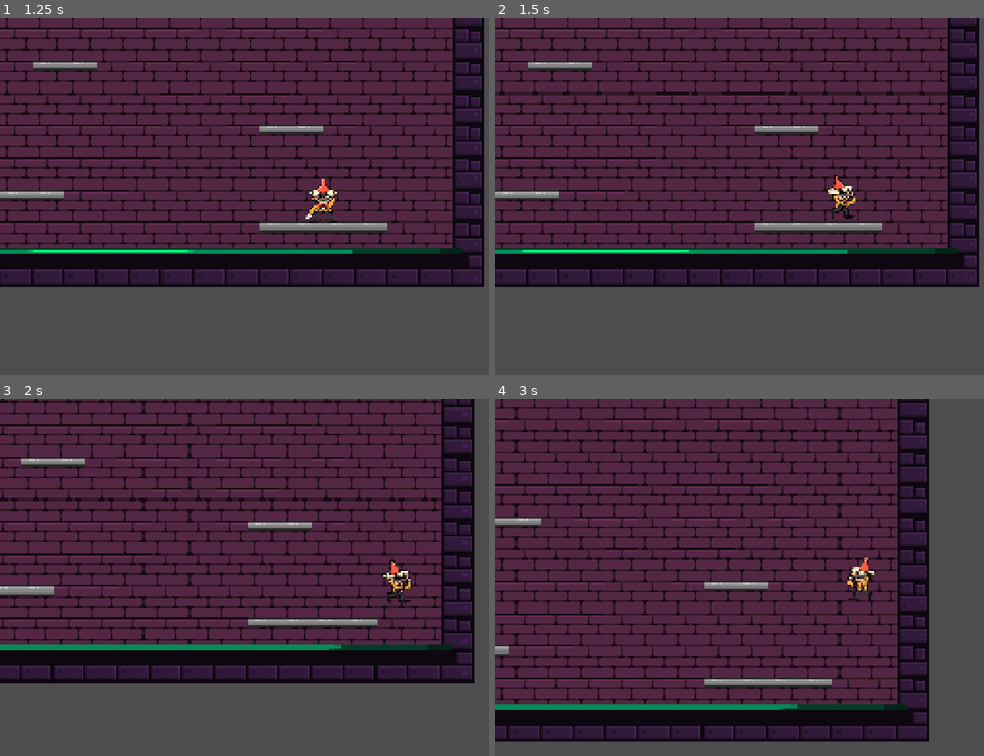
Above: before the commit, frames 1-4 (two rows, left to right).
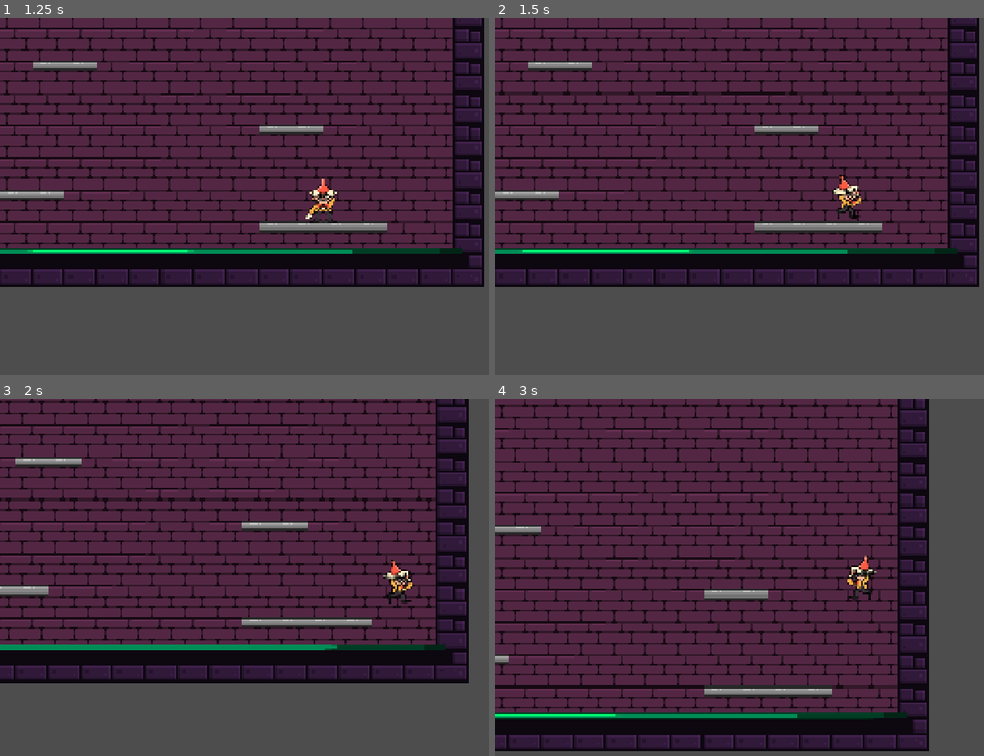
Above: after the commit, the same moments.

Repository: mokoszerosy/giera-dzamik-v4
Game: Godot game, scene res://scenes/main_menu.tscn
Two runs of this game, one before a commit and one after it. Both use one fixed random seed, a clock stepped at 60 frames per second and the inputs below. The engine's default icon, where the game draws it, is replaced by a stand-in: a white triangle on a blue panel in a dark square.
Inputs:
- Up to frame 1 (1.25 s): click "Play" at 0.5 s
- Up to frame 2 (1.5 s): hold Right (move_right) from 1.28 s (still down)
- Up to frame 3 (2 s): keep holding Right (move_right); tap Space (jump) at 1.52 s
- Up to frame 4 (3 s): tap Space (jump) at 2.27 s; release Right (move_right) at 2.78 s; hold A (move_left) from 2.78 s (still down)

Frame 1 is identical in both runs. In frame 2, 0.5% of the frame differs, in the area x 67-76%, y 43-57%; in frame 3, 15%; in frame 4, 39%, in the area x 0-89%, y 0-99%.

Commit message:
feat: better movment parameters

Diff:
--- a/gieranadzamik4/scripts/player.gd
+++ b/gieranadzamik4/scripts/player.gd
@@ -4,9 +4,9 @@
 @onready var anim_sprite: AnimatedSprite2D = $AnimSprite
 @export var horizontal_speed := 350.0
 @export var grounded_horizontal_speed := 500.0
-@export var deceleration_speed := 25.0
+@export var deceleration_speed := 75
 @export var jump_velocity := -400.0
-@export var movement_ease_in_speed: float = 0.25
+@export var movement_ease_in_speed: float = 0.8
 var gravity: float = ProjectSettings.get_setting("physics/2d/default_gravity")
 var last_collided_with: Dictionary[Object, Object] = {}
 var last_floor_height: float = 0.0
